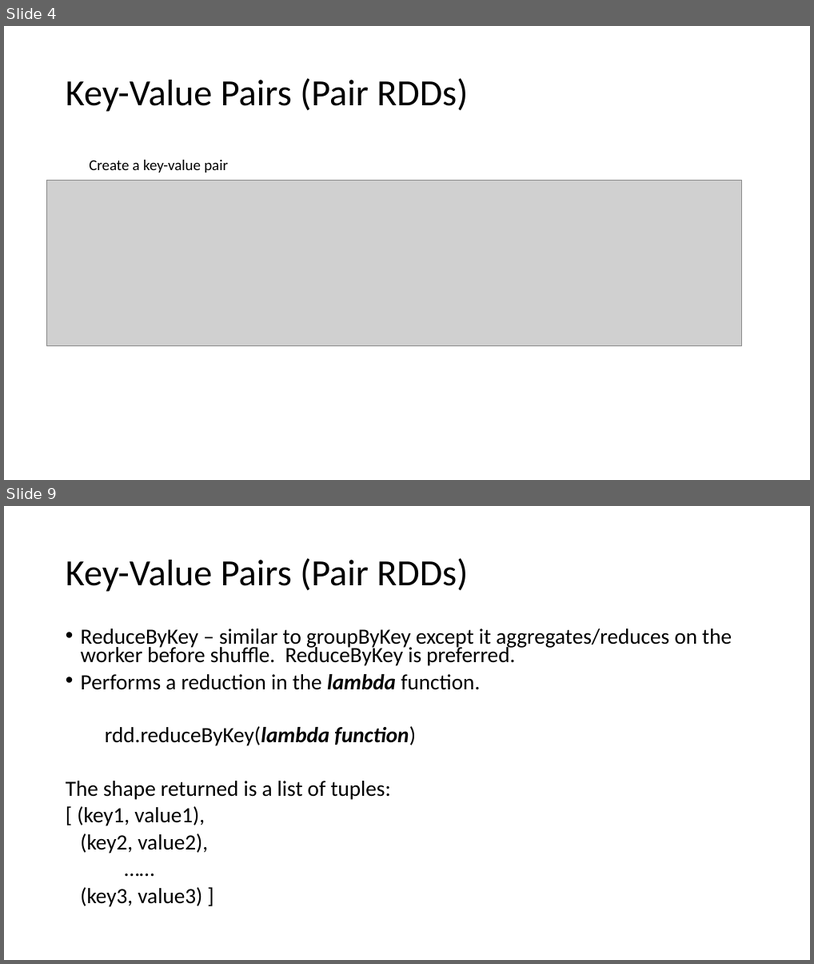
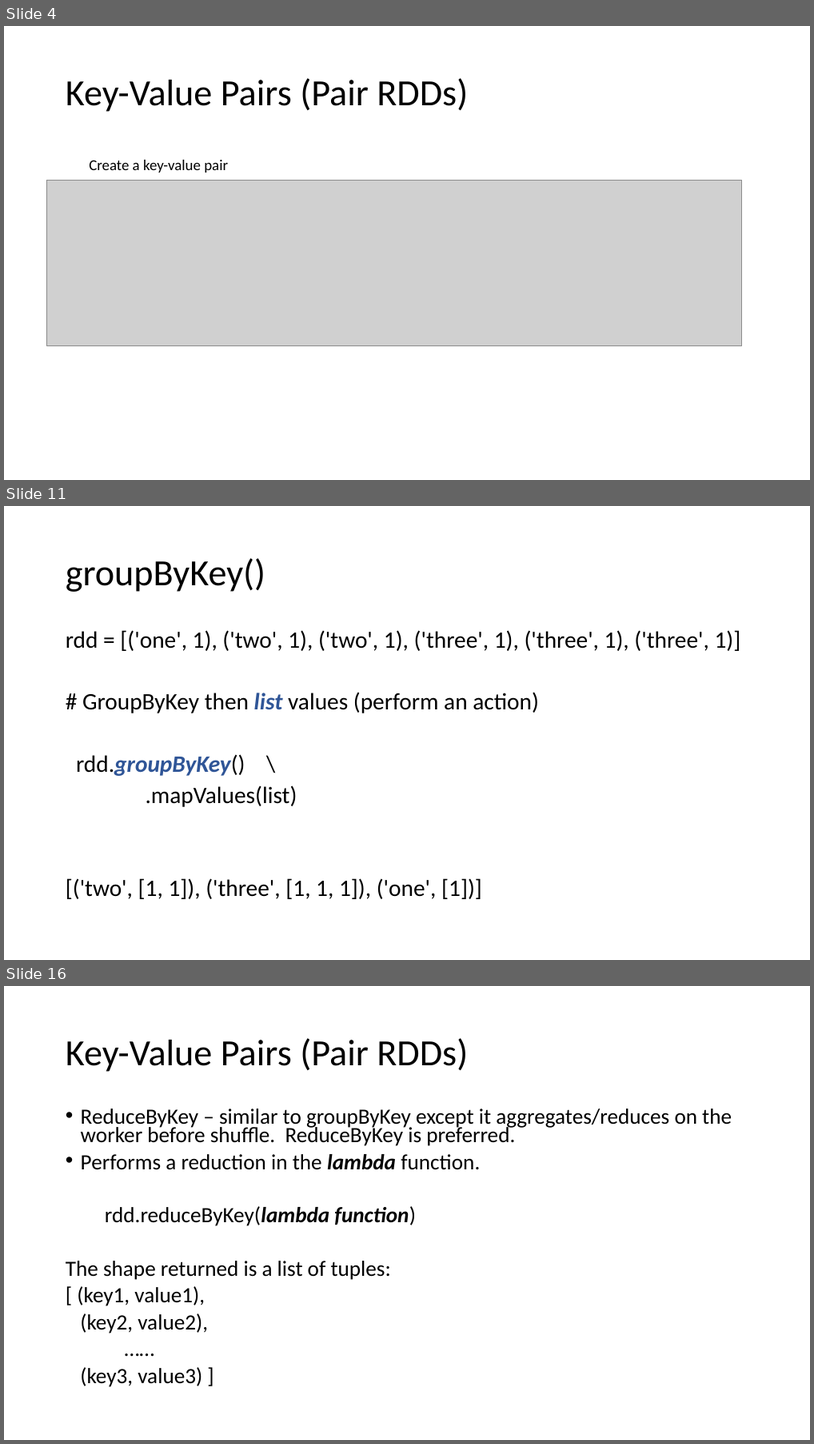
Before and after one commit to marilynwaldman/course, a slide deck: spark/03-RDDs/03-KeyValueRdds.pptx. Shown one above the other, each under a label of ours: slides 4 and 9 before the commit, slides 4, 11 and 16 after it; the slides between them are not shown. The pictures are 814x964 and 814x1444 pixels, drawn with LibreOffice and Linux fonts; fonts in the diff are those of the drawing; grey boxes stand for pictures. Boxes give left, top, right and bottom in pixels: in the first picture for what was removed or moved away, otherwise in the second. Text is boxed around its words. In the diff, an @@ line names an element or a change of style, - is before the commit and + after.

```diff
--- a/spark/03-RDDs/03-KeyValueRdds.pptx
+++ b/spark/03-RDDs/03-KeyValueRdds.pptx
@@ slide 11 added at [4, 506, 810, 960], background #FFFFFF @@
@@ title added at [66, 558, 266, 592], 44 pt, text #000000 @@
+groupByKey()
@@ text added at [66, 630, 742, 899], 28 pt, text #000000 @@
+rdd = [('one', 1), ('two', 1), ('two', 1), ('three', 1), ('three', 1), ('three', 1)]
+# GroupByKey then list values (perform an action)
+rdd.groupByKey() \
+.mapValues(list)
+[('two', [1, 1]), ('three', [1, 1, 1]), ('one', [1])]
@@ what was slide 9 is now slide 16 @@
```
Also in this commit, not shown: 5 slides changed, 7 other slides added, 2 slides removed, 9 other files.
